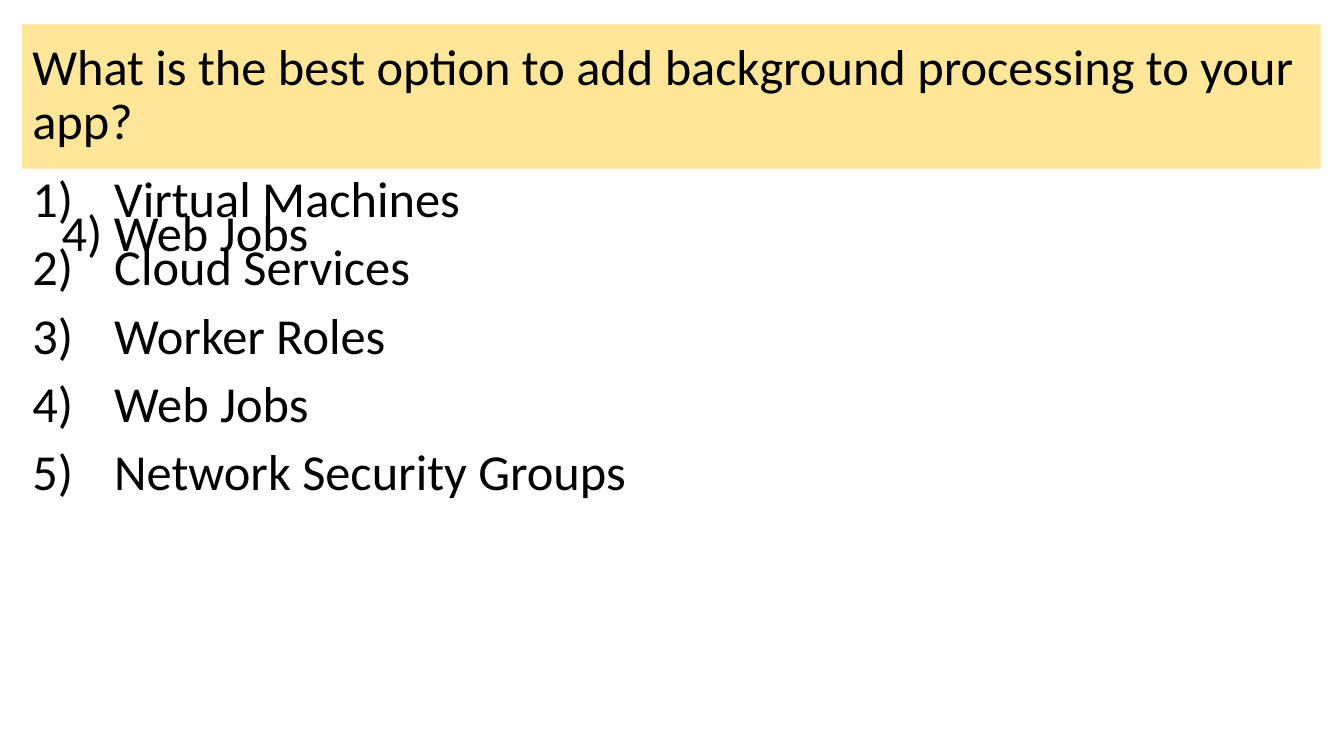
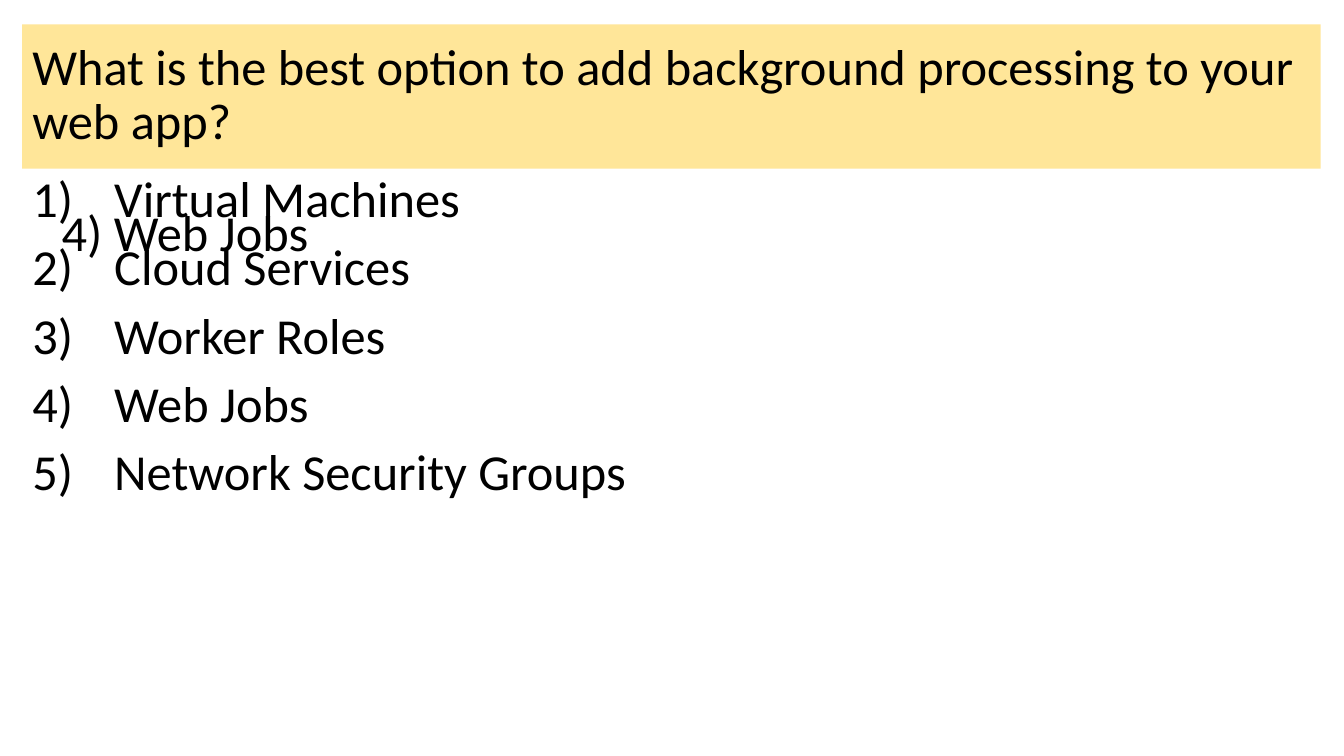
Before and after one commit to dstolts/70-534, a slide deck: slide 18 of Presentations/70-534-WebAndMobile.pptx. Drawn at 1344x756 pixels with LibreOffice and Linux fonts; fonts in the diff are those of the drawing. Boxes give left, top, right and bottom in pixels: in the first picture for what was removed or moved away, otherwise in the second. Text is boxed around its words. In the diff, an @@ line names an element or a change of style, - is before the commit and + after.

```diff
--- a/Presentations/70-534-WebAndMobile.pptx
+++ b/Presentations/70-534-WebAndMobile.pptx
@@ title at <box>32,50,1293,147</box>: text changed @@
-What is the best option to add background processing to your app?
+What is the best option to add background processing to your web app?
```
Also in this commit, not shown: 6 other slides changed.
